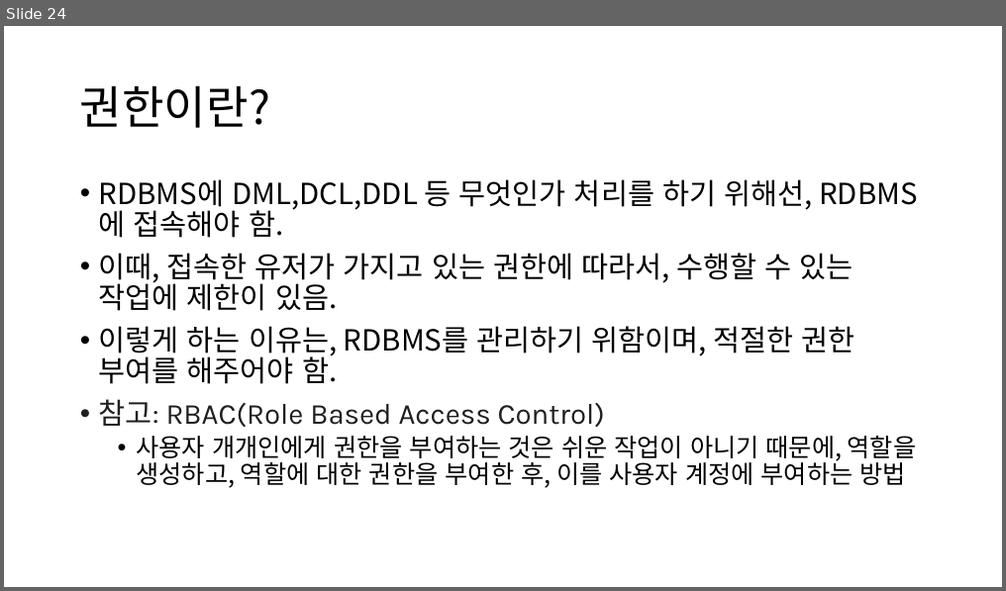
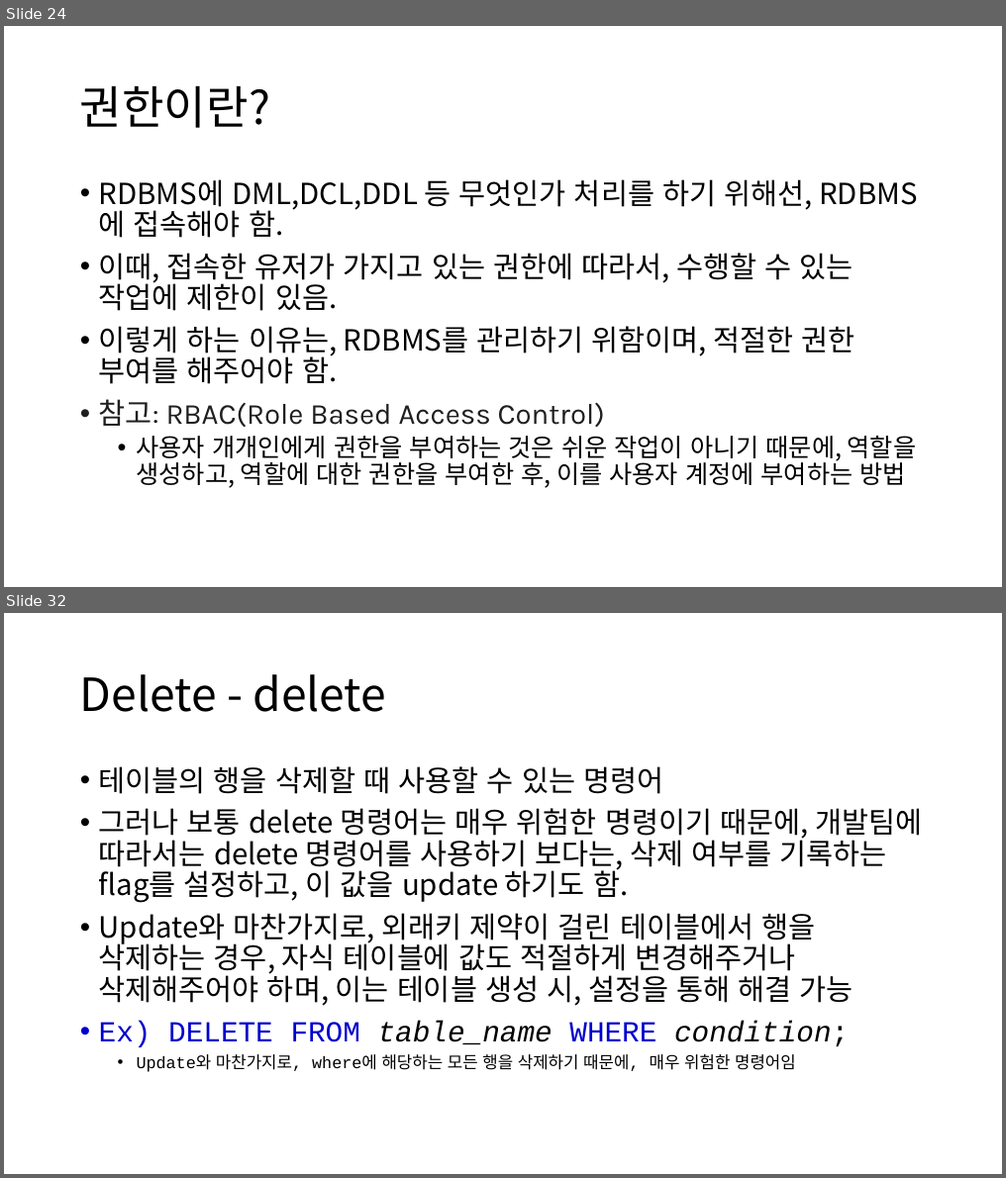
Before and after one commit to Baskervir/simcoding_jm, a slide deck: hy/수업자료/9주차 SQL/SQL.pptx. Shown one above the other, each under a label of ours: slide 24 before the commit, slides 24 and 32 after it; the slides between them are not shown. The pictures are 1006x591 and 1006x1178 pixels, drawn with LibreOffice and Linux fonts; fonts in the diff are those of the drawing. Boxes give left, top, right and bottom in pixels: in the first picture for what was removed or moved away, otherwise in the second. Text is boxed around its words. In the diff, an @@ line names an element or a change of style, - is before the commit and + after.

```diff
--- a/hy/수업자료/9주차 SQL/SQL.pptx
+++ b/hy/수업자료/9주차 SQL/SQL.pptx
@@ slide 32 added at (4, 613, 1002, 1174), background #FFFFFF @@
@@ title added at (80, 674, 387, 712), 44 pt, text #000000 @@
+Delete - delete
@@ text added at (99, 766, 922, 1072), 28 pt, text #000000 @@
+• 테이블의 행을 삭제할 때 사용할 수 있는 명령어
+• 그러나 보통 delete 명령어는 매우 위험한 명령이기 때문에, 개발팀에 따라서는 delete 명령어를 사용하기 보다는, 삭제 여부를 기록하는 flag를 설정하고, 이 값을 update 하기도 함.
+• Update와 마찬가지로, 외래키 제약이 걸린 테이블에서 행을 삭제하는 경우, 자식 테이블에 값도 적절하게 변경해주거나 삭제해주어야 하며, 이는 테이블 생성 시, 설정을 통해 해결 가능
+• Ex) DELETE FROM table_name WHERE condition;
+  • Update와 마찬가지로, where에 해당하는 모든 행을 삭제하기 때문에, 매우 위험한 명령어임
```
Also in this commit, not shown: 12 other slides added, 1 other file.
